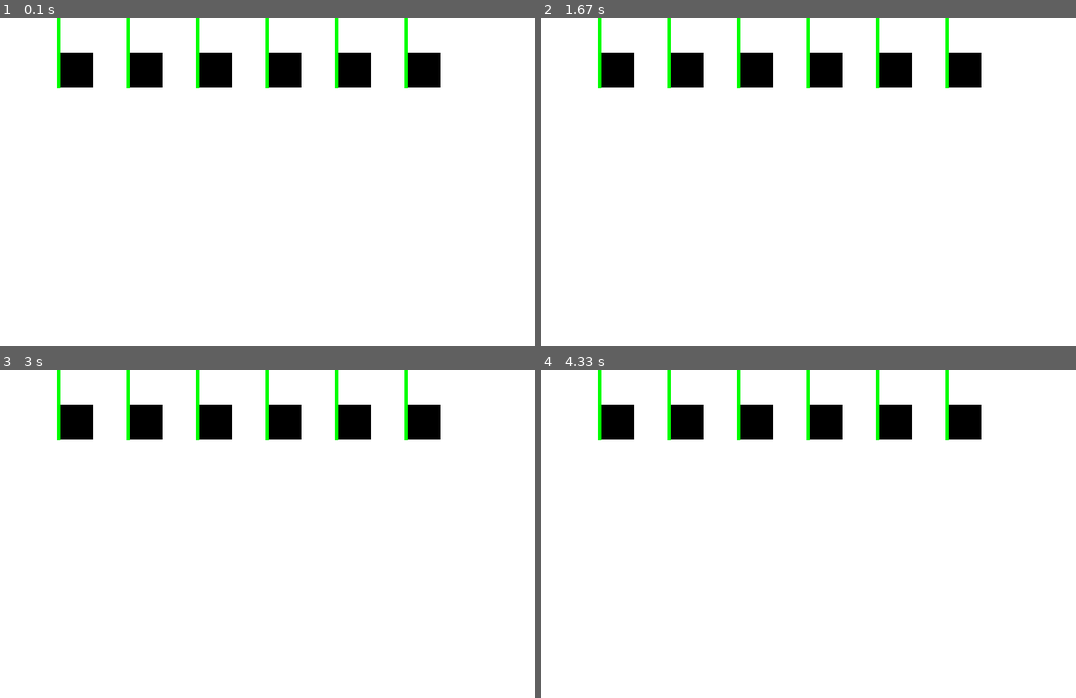
Above: before the commit, frames 1-4 (two rows, left to right).
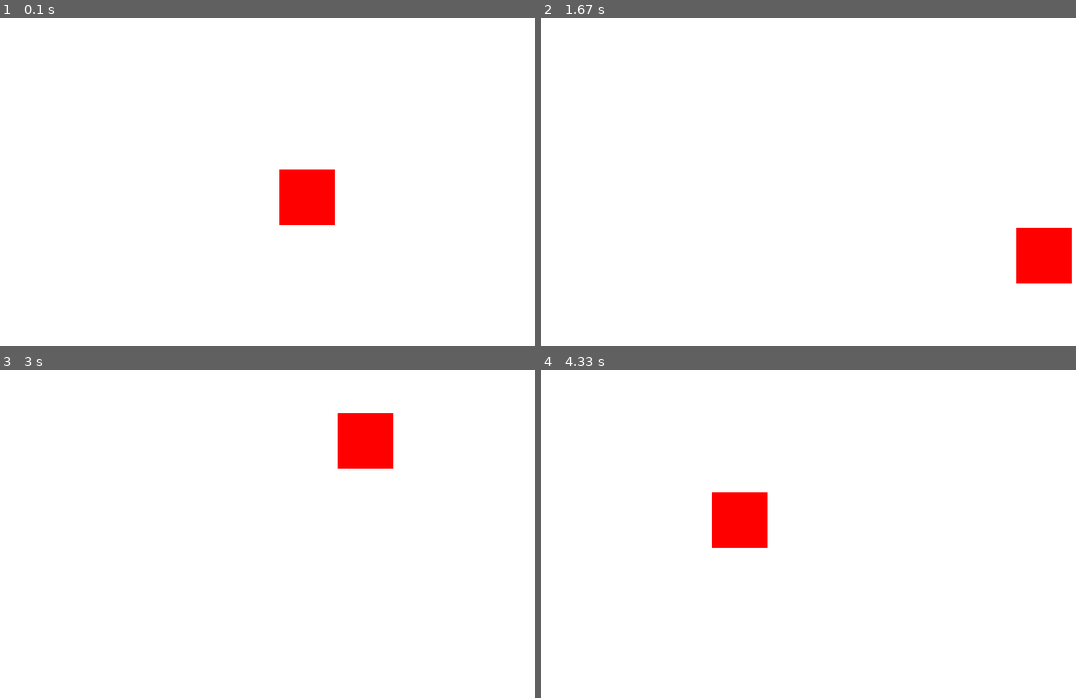
Above: after the commit, the same moments.

Repository: baratheon01/pygame1
Game: pygame game, started from pygame1.py
Two runs of this game, one before a commit and one after it. Both use one fixed random seed, a clock stepped at 60 frames per second and the inputs below.
Inputs:
- Up to frame 1 (0.1 s): no input
- Up to frame 2 (1.67 s): no input
- Up to frame 3 (3 s): no input
- Up to frame 4 (4.33 s): no input

The runs differ from the first frame. In frame 1, 6.5% of the frame differs, in the area x 10-83%, y 0-64%; in frame 2, 6.5%; in frame 3, 6.0%; in frame 4, 6.5%.

Commit message:
se agrego una animacion jugando con las coordenadas y una variable de velocidad

Diff:
--- a/pygame1.py
+++ b/pygame1.py
@@ -14,20 +14,36 @@
 #crear ventana
 screen = pygame.display.set_mode(size)
 
+#controlar FPS
+clock = pygame.time.Clock()
+
+#coordenadas
+cord_x = 400
+cord_y = 200
+
+#velocidad a la que se movera mi cuadrado
+speed_x = 3
+speed_y = 3
 
 while True:
     for event in pygame.event.get():
         print(event)
         if event.type == pygame.QUIT:
             sys.exit()
+
+    if(cord_x > 720 or cord_x < 0):
+        speed_x *= -1
+    if(cord_y > 400 or cord_y < 0):
+        speed_y *= -1
+    cord_x += speed_x
+    cord_y += speed_y
     #metodo para poner color de fondo
     screen.fill(WHITE)
     ####----zona de dibujo
     #forloop (100 es donde voy a iniciar en pixeles 700 a donde quiero ir y los ultimos 100 el numero de cada incremento 100 en 100)
-    for x in range(100, 700, 100):
-        pygame.draw.rect(screen, BLACK, (x, 50, 50, 50))
-        pygame.draw.line(screen, GREEN, (x, 0,),(x, 100), 5)
+    pygame.draw.rect(screen, RED, (cord_x, cord_y, 80, 80))
 
     ####-----zona de dibujo
     #metodo para actualizar pantalla
     pygame.display.flip()
+    clock.tick(60)
